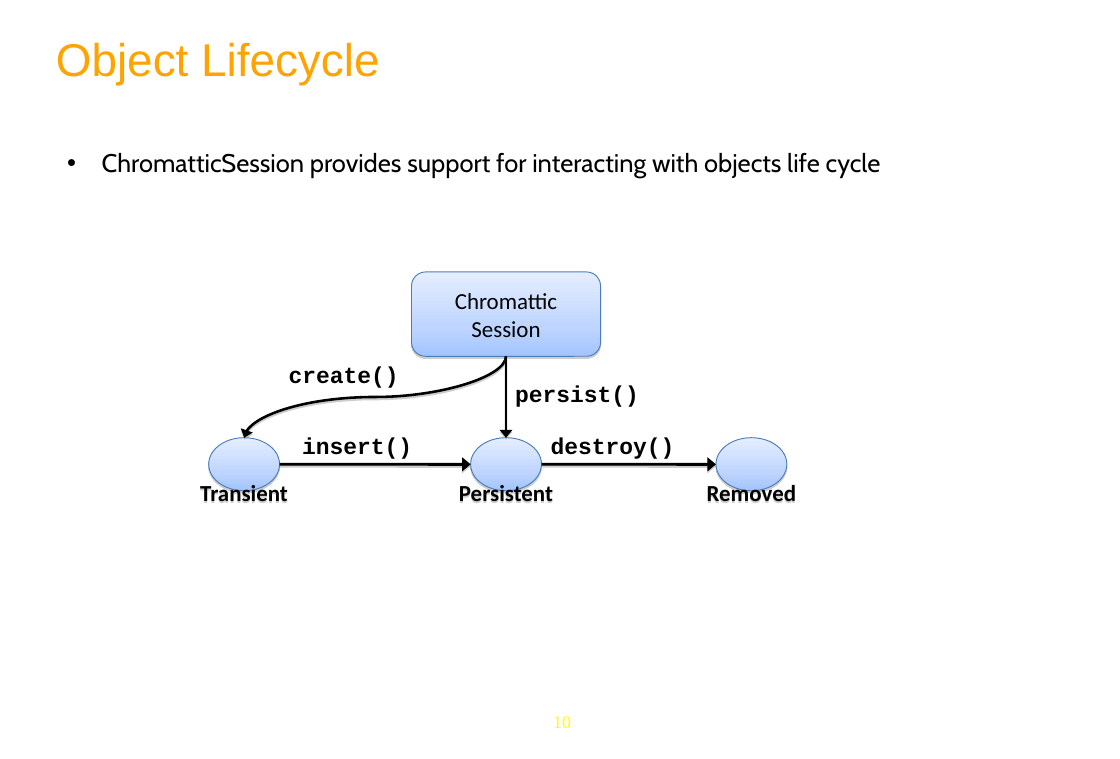
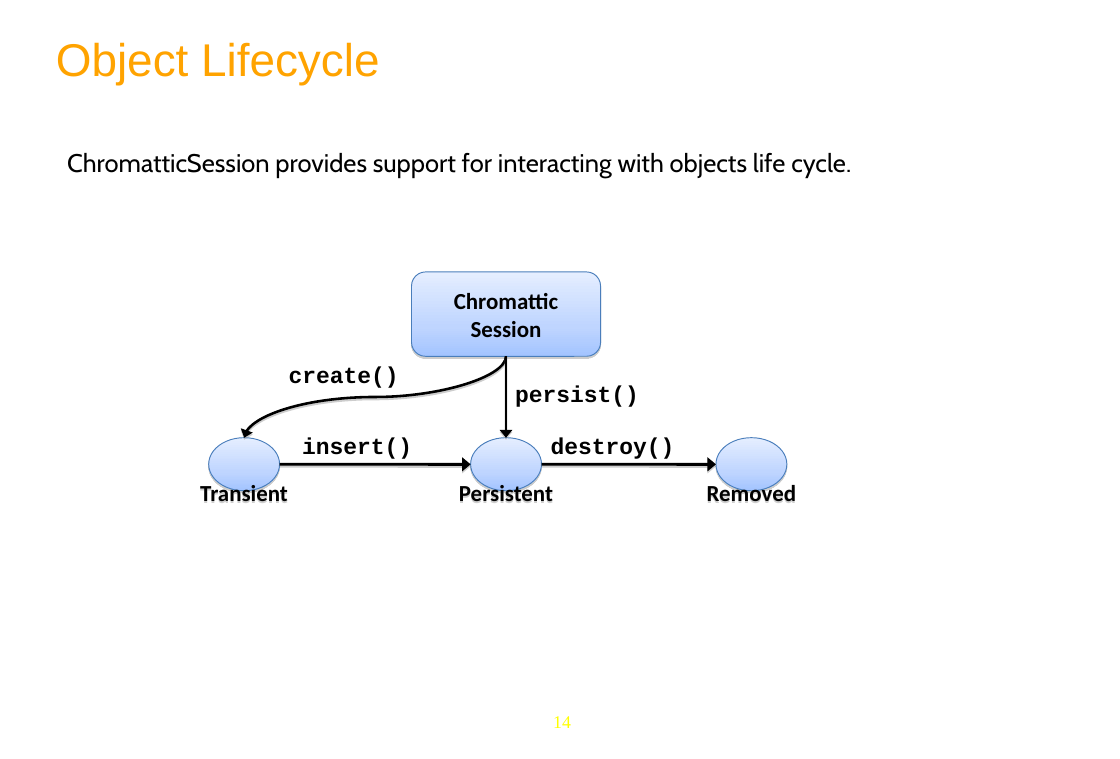
Before and after one commit to anhvurz90/training, a slide deck: slide 14 of slides/exo-developer/en/370-Chromattic-XDev-en.pptx (slide 10 before the commit). Drawn at 1120x759 pixels with LibreOffice and Linux fonts; fonts in the diff are those of the drawing; background and template pictures are left out. Boxes give left, top, right and bottom in pixels: in the first picture for what was removed or moved away, otherwise in the second. Text is boxed around its words. In the diff, an @@ line names an element or a change of style, - is before the commit and + after.

Commit message:
CraTRCRT-18 Crash, Chromattic update

```diff
--- a/slides/exo-developer/en/370-Chromattic-XDev-en.pptx
+++ b/slides/exo-developer/en/370-Chromattic-XDev-en.pptx
@@ text at (x1=67, y1=153, x2=851, y2=178): text changed @@
-• ChromatticSession provides support for interacting with objects life cycle
+ChromatticSession provides support for interacting with objects life cycle.
@@ rounded rectangle "Chromattic Session" at (x1=411, y1=272, x2=600, y2=356): bold on @@
@@ page number at (x1=553, y1=716, x2=571, y2=728): text changed @@
-10
+14
```
Also in this commit, not shown: 9 other slides changed, 15 slides added, 3 slides removed, 1 other file.
